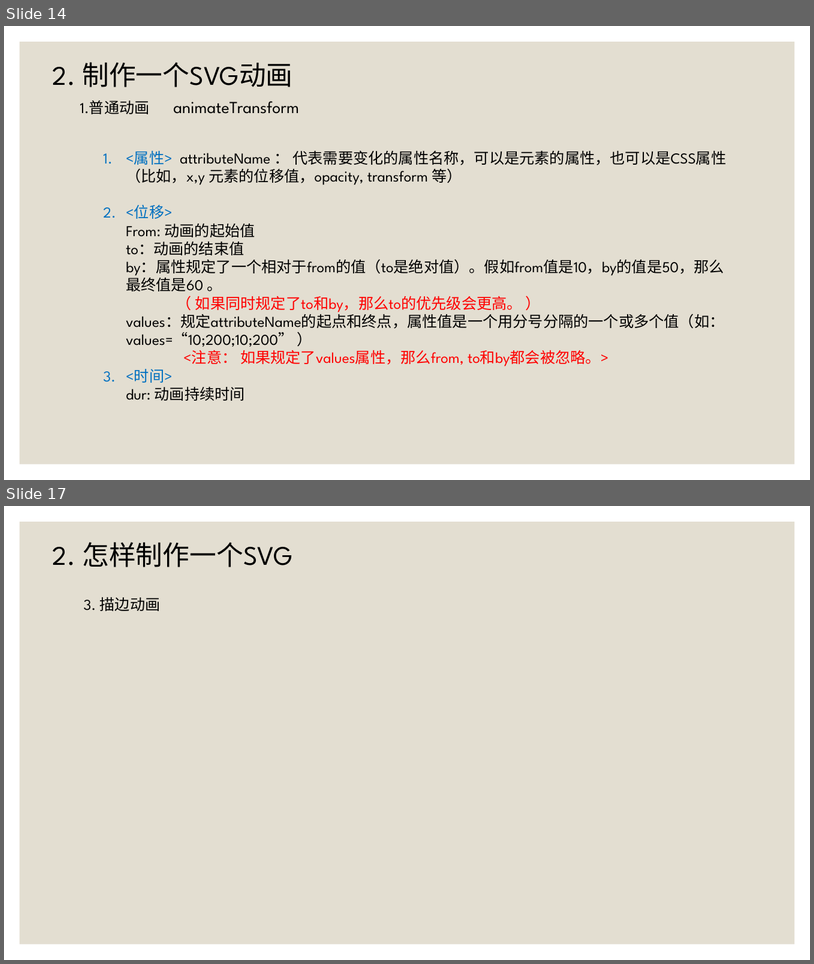
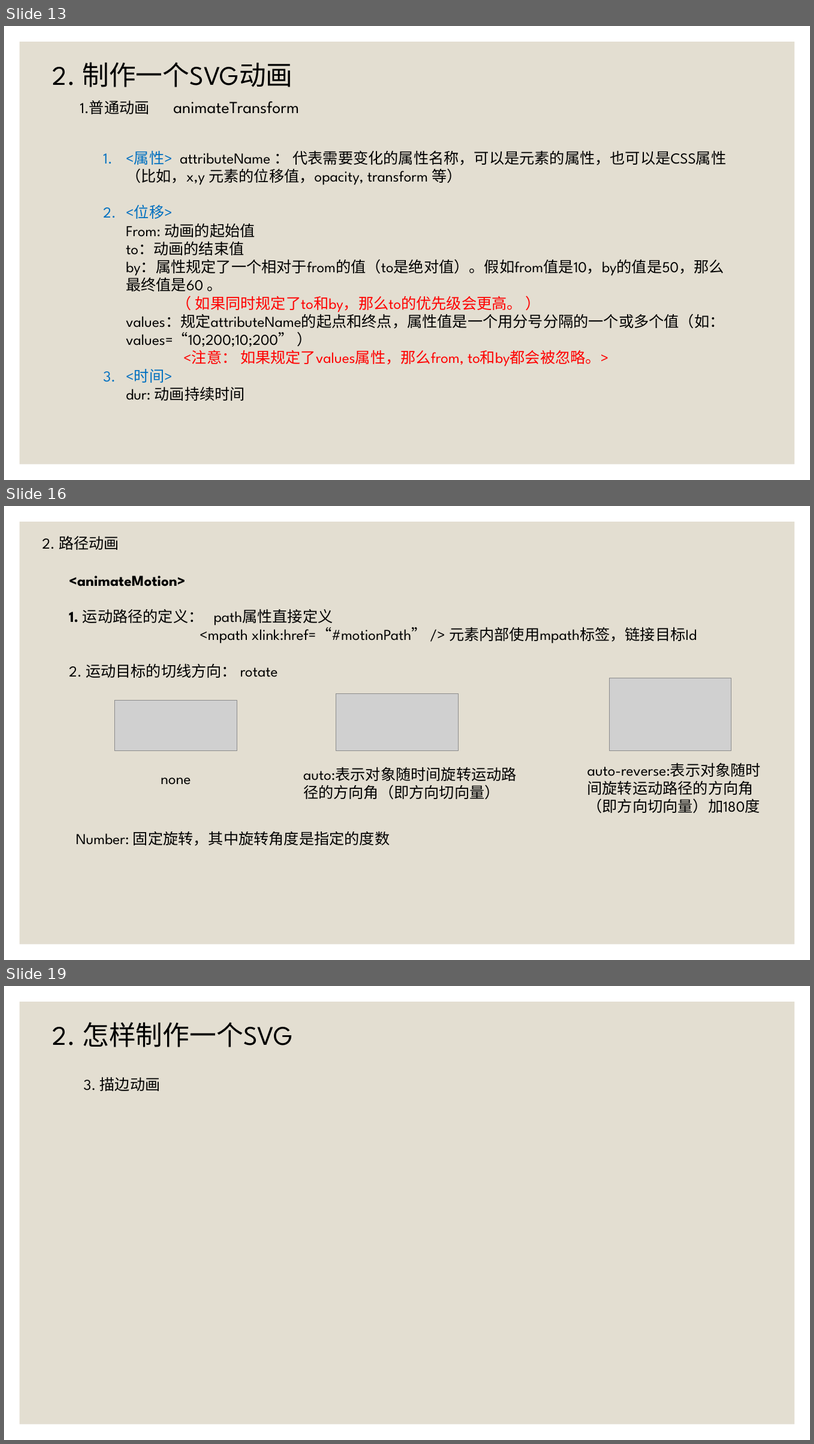
Before and after one commit to SouthLink/svg-demo, a slide deck: SVG动画 [自动保存] [自动保存].pptx. Shown one above the other, each under a label of ours: slides 14 and 17 before the commit, slides 13, 16 and 19 after it; the slides between them are not shown. The pictures are 814x964 and 814x1444 pixels, drawn with LibreOffice and Linux fonts; fonts in the diff are those of the drawing; grey boxes stand for pictures. Boxes give left, top, right and bottom in pixels: in the first picture for what was removed or moved away, otherwise in the second. Text is boxed around its words. In the diff, an @@ line names an element or a change of style, - is before the commit and + after.

Commit message:
增加svg动画相关

```diff
--- a/SVG动画 [自动保存] [自动保存].pptx
+++ b/SVG动画 [自动保存] [自动保存].pptx
@@ slide 16 added at bbox=[4, 506, 810, 960], background #FFFFFF; not listed: 1 template element that a slide beside it also shows @@
@@ text added at bbox=[42, 536, 119, 550], 18 pt, text #000000 @@
+2. 路径动画
@@ text added at bbox=[69, 576, 697, 678], 18 pt, text #000000 @@
+<animateMotion>
+1. 运动路径的定义： path属性直接定义
+<mpath xlink:href=“#motionPath” /> 元素内部使用mpath标签，链接目标Id
+2. 运动目标的切线方向： rotate
@@ picture added at bbox=[609, 678, 732, 751] @@
@@ picture added at bbox=[115, 700, 237, 750] @@
@@ picture added at bbox=[336, 694, 458, 751] @@
@@ text added at bbox=[303, 767, 517, 799], 18 pt, text #000000 @@
+auto:表示对象随时间旋转运动路径的方向角（即方向切向量）
@@ text added at bbox=[588, 763, 762, 813], 18 pt, text #000000 @@
+auto-reverse:表示对象随时间旋转运动路径的方向角（即方向切向量）加180度
@@ text added at bbox=[161, 777, 191, 784], 18 pt, text #000000 @@
+none
@@ text added at bbox=[76, 831, 390, 846], 18 pt, text #000000 @@
+Number: 固定旋转，其中旋转角度是指定的度数
@@ what was slide 14 is now slide 13 @@
@@ what was slide 17 is now slide 19 @@
```
Also in this commit, not shown: 3 slides changed, 2 other slides added, 2 slides removed, 14 other files.
